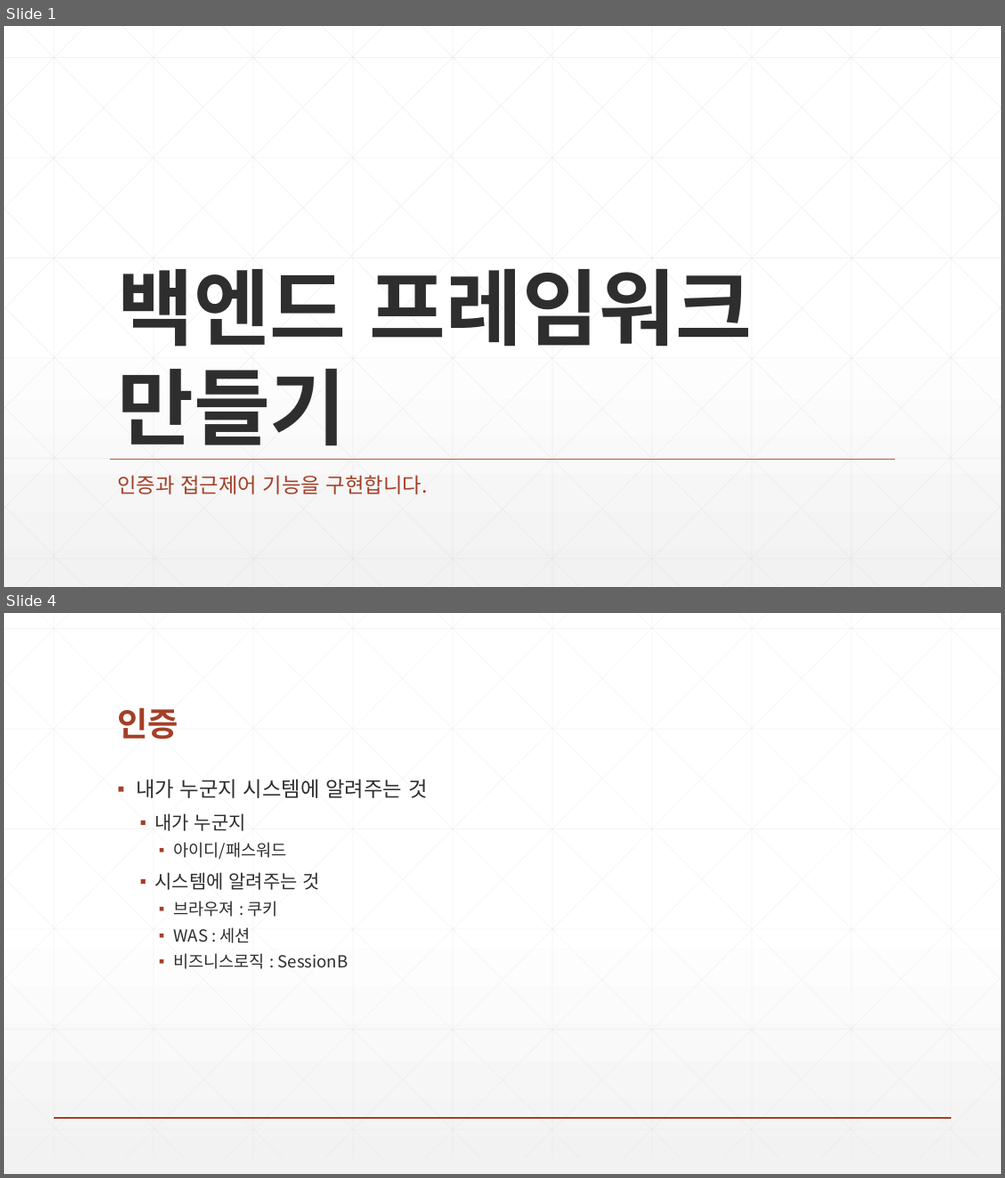
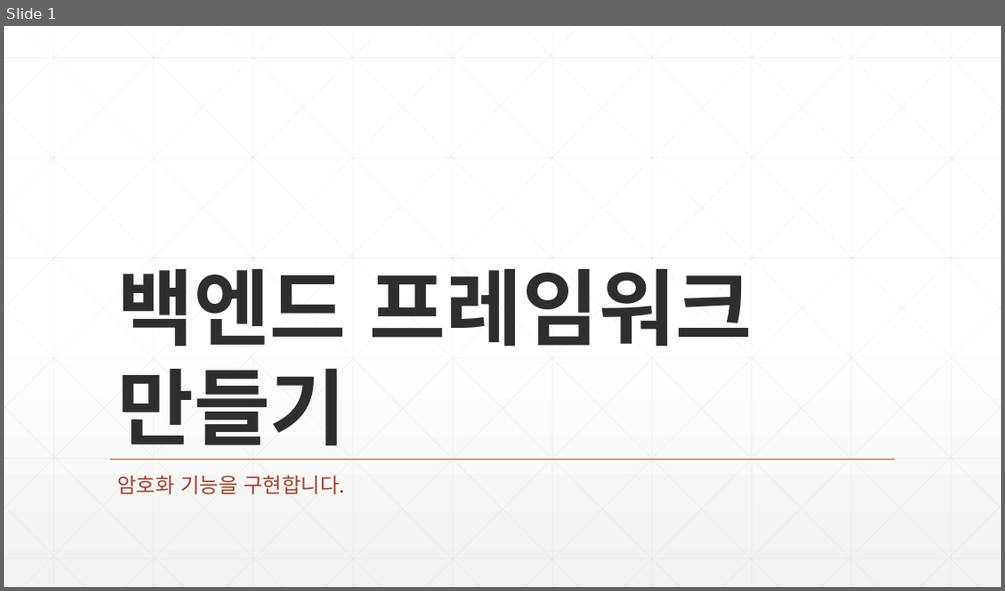
Before and after one commit to zeroshift01/code5, a slide deck: inflearn06/doc/교재.pptx. Shown one above the other, each under a label of ours: slides 1 and 4 before the commit, slide 1 after it; the slides between them are not shown. The pictures are 1005x1178 and 1005x591 pixels, drawn with LibreOffice and Linux fonts; fonts in the diff are those of the drawing. Boxes give left, top, right and bottom in pixels: in the first picture for what was removed or moved away, otherwise in the second. Text is boxed around its words. In the diff, an @@ line names an element or a change of style, - is before the commit and + after.

```diff
--- a/inflearn06/doc/교재.pptx
+++ b/inflearn06/doc/교재.pptx
@@ slide 4 removed at [4,613,1001,1174], background gradient #FFFFFF to #F2F2F2 @@
@@ title removed at [117,707,178,739] @@
-인증
@@ text removed at [136,779,427,969] @@
-▪ 내가 누군지 시스템에 알려주는 것
-  ▪ 내가 누군지
-    ▪ 아이디/패스워드
-  ▪ 시스템에 알려주는 것
-    ▪ 브라우져 : 쿠키
-    ▪ WAS : 세션
-    ▪ 비즈니스로직 : SessionB
@@ group removed at [4,613,1001,1159]: 46 lines @@
@@ line removed from (54, 1118) to (952, 1118) @@
@@ slide 1 changed as well @@
@@ subtitle at [117,475,345,494]: text changed @@
-인증과 접근제어 기능을 구현합니다.
+암호화 기능을 구현합니다.
```
Also in this commit, not shown: 6 slides added, 4 other slides removed.
